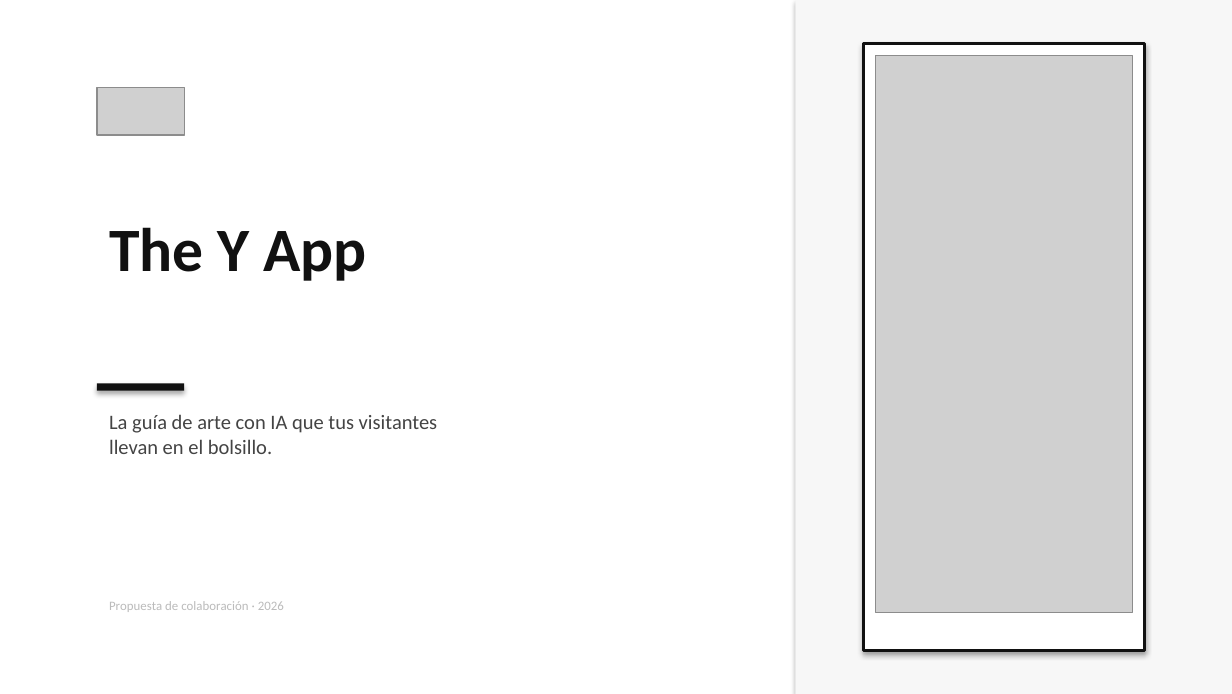
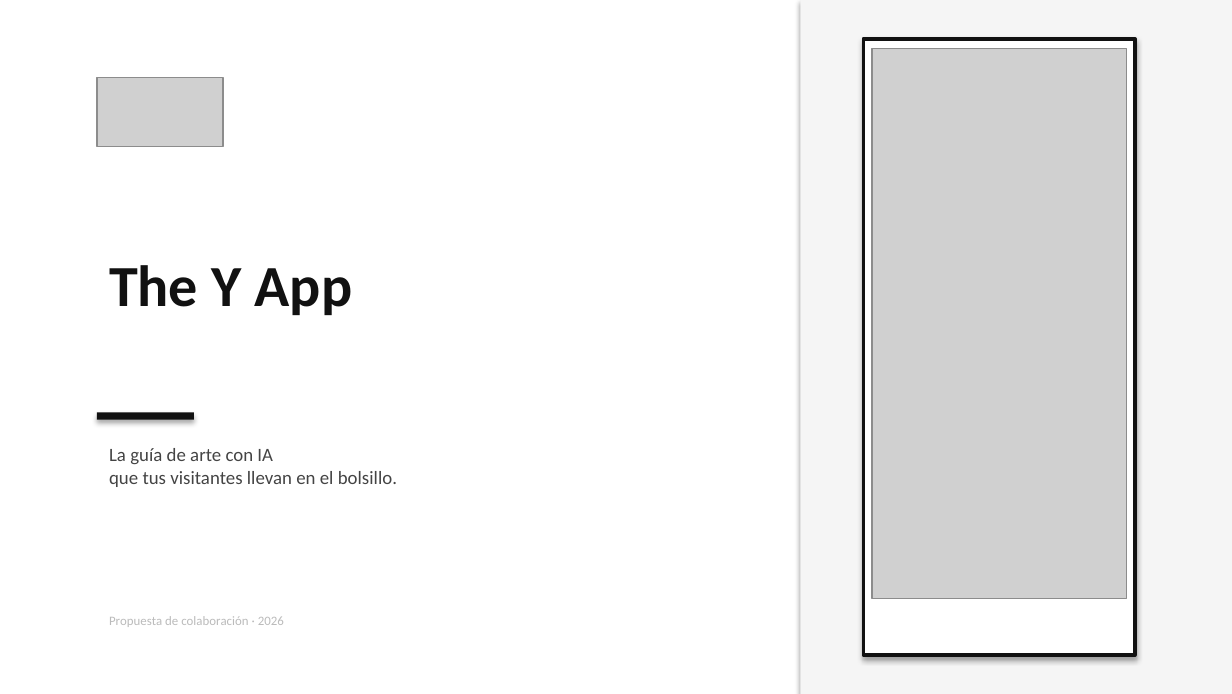
Before and after one commit to Juviba91/y-app-claude, a slide deck: slide 1 of pitch/museo-pitch-v2.pptx. Drawn at 1232x694 pixels with LibreOffice and Linux fonts; fonts in the diff are those of the drawing; grey boxes stand for pictures. Boxes give left, top, right and bottom in pixels: in the first picture for what was removed or moved away, otherwise in the second. Text is boxed around its words. In the diff, an @@ line names an element or a change of style, - is before the commit and + after.

```diff
--- a/pitch/museo-pitch-v2.pptx
+++ b/pitch/museo-pitch-v2.pptx
@@ rectangle: place and size @@
-rectangle at (796, 0, 1232, 694)
+rectangle at (801, 0, 1232, 694)
@@ rectangle at (801, 0, 1232, 694): fill #F7F7F7 to #F5F5F5 @@
@@ rectangle: place and size @@
-rectangle at (864, 43, 1145, 649)
+rectangle at (864, 38, 1135, 654)
@@ picture: place and size @@
-picture at (876, 55, 1133, 612)
+picture at (872, 48, 1126, 598)
@@ picture: place and size @@
-picture at (97, 87, 185, 136)
+picture at (97, 78, 223, 147)
@@ text "The Y App": place and size @@
-text "The Y App" at (109, 227, 366, 281)
+text "The Y App" at (109, 265, 353, 315)
@@ text "The Y App" at (109, 265, 353, 315): size 36 to 34 pt @@
@@ rectangle: place and size @@
-rectangle at (97, 383, 185, 391)
+rectangle at (97, 413, 195, 420)
@@ text "La guía de arte con ...": place and size @@
-text "La guía de arte con ..." at (109, 414, 438, 454)
+text "La guía de arte con ..." at (109, 448, 397, 487)
@@ text "La guía de arte con ..." at (109, 448, 397, 487): size 12 to 11 pt @@
@@ text "Propuesta de colaboración · 2026": place and size @@
-text "Propuesta de colaboración · 2026" at (109, 601, 284, 612)
+text "Propuesta de colaboración · 2026" at (109, 616, 284, 627)
```
Also in this commit, not shown: 5 other slides changed, 3 other files.
